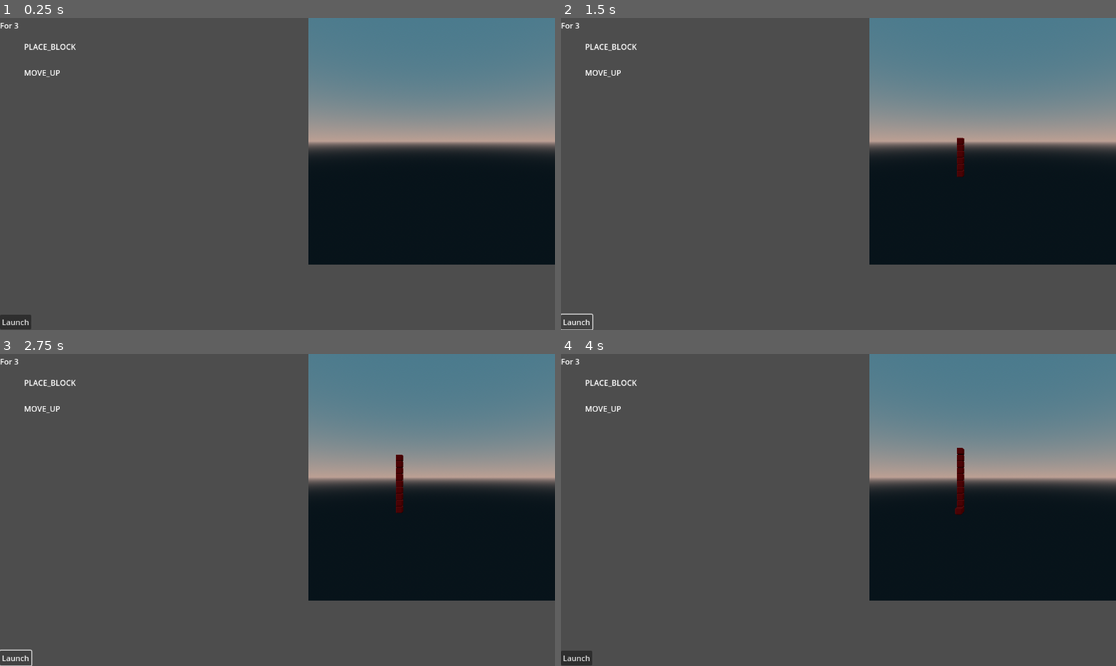
Above: before the commit, frames 1-4 (two rows, left to right).
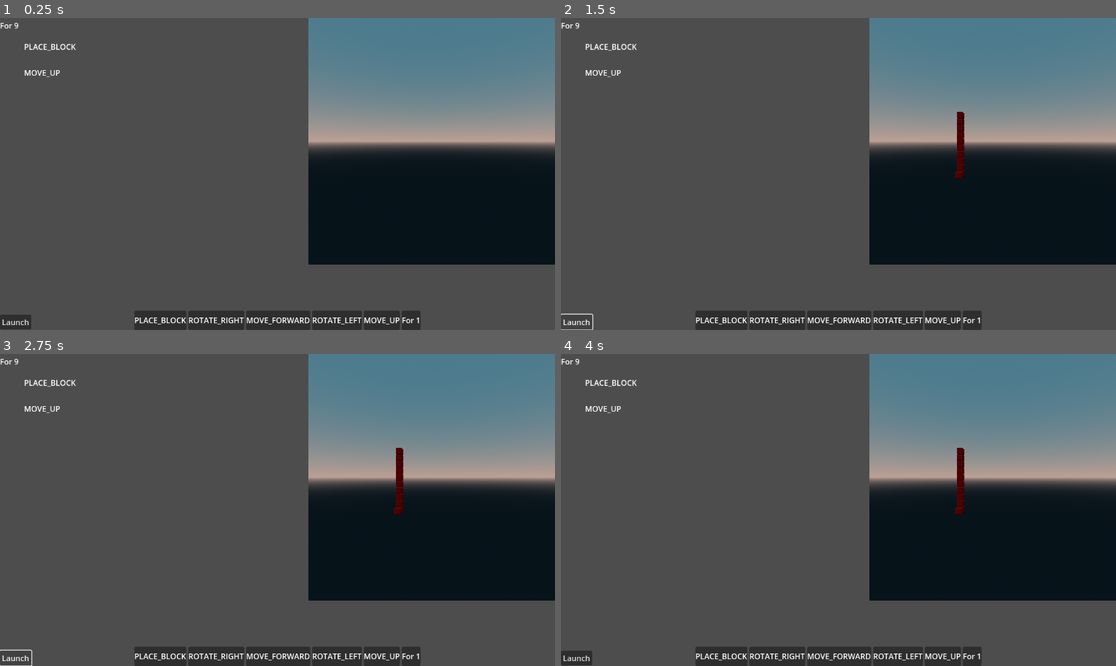
Above: after the commit, the same moments.

Repository: Crhonopost/Projet-jeu-serieux
Game: Godot game, scene res://scenes/level/current_level.tscn
Two runs of this game, one before a commit and one after it. Both use one fixed random seed, a clock stepped at 60 frames per second and the inputs below. This scene is started directly instead of the project's main scene.
Inputs (mouse positions are in pixels of both pictures, inside the frame that each line leads up to):
- Up to frame 1 (0.25 s): no input
- Up to frame 2 (1.5 s): click "Launch" at 0.5 s; click "Launch" at 1.25 s
- Up to frame 3 (2.75 s): click "Launch" at 2 s
- Up to frame 4 (4 s): tap Enter at 2.75 s; move the mouse to (960, 494) at 2.77 s; click (960, 494) at 2.92 s; tap Space at 3.5 s; drag from (727, 525) to (810, 572) at 3.52 s

The runs differ from the first frame. In frame 1, 2.9% of the frame differs, in the area x 2-76%, y 1-100%; in frame 2, 3.0%; in frame 3, 2.9%; in frame 4, 2.9%.

Commit message:
Something to see

Diff:
--- a/ebucilper/scenes/UI/coding_space.tscn
+++ b/ebucilper/scenes/UI/coding_space.tscn
@@ -6,6 +6,7 @@
 [ext_resource type="Script" uid="uid://cyysoo4jhjpub" path="res://resources/scripting/definitions/execution_instruction_resource.gd" id="3_a6itc"]
 [ext_resource type="Script" uid="uid://cioni3f13iu1e" path="res://resources/scripting/definitions/for_instruction_resource.gd" id="3_r5p2t"]
 [ext_resource type="PackedScene" uid="uid://ccvogvottrj2u" path="res://scenes/UI/commands/instruction_flow.tscn" id="6_r5p2t"]
+[ext_resource type="Script" uid="uid://d1ynh7ys7iaab" path="res://scenes/UI/inventory.gd" id="7_a6itc"]
 
 [sub_resource type="Resource" id="Resource_vjcr8"]
 script = ExtResource("3_a6itc")
@@ -18,8 +19,36 @@
 
 [sub_resource type="Resource" id="Resource_a6itc"]
 script = ExtResource("3_r5p2t")
-iterationCount = 3
+iterationCount = 9
 childs = Array[ExtResource("2_fn0c8")]([SubResource("Resource_vjcr8"), SubResource("Resource_r5p2t")])
+metadata/_custom_type_script = "uid://cioni3f13iu1e"
+
+[sub_resource type="Resource" id="Resource_f75ky"]
+script = ExtResource("3_a6itc")
+metadata/_custom_type_script = "uid://cyysoo4jhjpub"
+
+[sub_resource type="Resource" id="Resource_xchgw"]
+script = ExtResource("3_a6itc")
+type = 5
+metadata/_custom_type_script = "uid://cyysoo4jhjpub"
+
+[sub_resource type="Resource" id="Resource_usmbw"]
+script = ExtResource("3_a6itc")
+type = 1
+metadata/_custom_type_script = "uid://cyysoo4jhjpub"
+
+[sub_resource type="Resource" id="Resource_78wbv"]
+script = ExtResource("3_a6itc")
+type = 4
+metadata/_custom_type_script = "uid://cyysoo4jhjpub"
+
+[sub_resource type="Resource" id="Resource_dhuyy"]
+script = ExtResource("3_a6itc")
+type = 2
+metadata/_custom_type_script = "uid://cyysoo4jhjpub"
+
+[sub_resource type="Resource" id="Resource_jhjoh"]
+script = ExtResource("3_r5p2t")
 metadata/_custom_type_script = "uid://cioni3f13iu1e"
 
 [node name="CodingSpace" type="Control"]
@@ -49,4 +78,19 @@
 grow_vertical = 0
 text = "Launch"
 
+[node name="Inventory" type="HBoxContainer" parent="."]
+layout_mode = 1
+anchors_preset = 7
+anchor_left = 0.5
+anchor_top = 1.0
+anchor_right = 0.5
+anchor_bottom = 1.0
+offset_left = -20.0
+offset_top = -40.0
+offset_right = 20.0
+grow_horizontal = 2
+grow_vertical = 0
+script = ExtResource("7_a6itc")
+availableInstructions = Array[ExtResource("2_fn0c8")]([SubResource("Resource_f75ky"), SubResource("Resource_xchgw"), SubResource("Resource_usmbw"), SubResource("Resource_78wbv"), SubResource("Resource_dhuyy"), SubResource("Resource_jhjoh")])
+
 [connection signal="pressed" from="Button" to="." method="_on_button_pressed"]
--- a/ebucilper/scenes/UI/commands/instruction_flow.gd
+++ b/ebucilper/scenes/UI/commands/instruction_flow.gd
@@ -26,3 +26,10 @@
 		var instance = InstructionVisualBuilder.instantiate(instructionResource.childs[childIt])
 		instructionList.add_child(instance)
 		childIt += 1
+
+func _drop_data(at_position: Vector2, data: Variant) -> void:
+	instructionResource.childs.append(data)
+	refreshUI()
+
+func _can_drop_data(at_position: Vector2, data: Variant) -> bool:
+	return true
--- /dev/null
+++ b/ebucilper/scenes/UI/instruction_item.gd
@@ -0,0 +1,17 @@
+extends PanelContainer
+
+var instruction : InstructionResource
+
+func setInstruction(instruc : InstructionResource):
+	$Label.text = instruc.getName()
+	instruction = instruc
+
+func _get_drag_data(at_position: Vector2) -> Variant:
+	var label = Label.new()
+	label.text = instruction.getName()
+	set_drag_preview(label)
+
+	return instruction
+
+func _can_drop_data(at_position: Vector2, data: Variant) -> bool:
+	return false
--- /dev/null
+++ b/ebucilper/scenes/UI/instruction_item.tscn
@@ -0,0 +1,13 @@
+[gd_scene load_steps=2 format=3 uid="uid://waw005kjj8fv"]
+
+[ext_resource type="Script" uid="uid://d87qkimg17no" path="res://scenes/UI/instruction_item.gd" id="1_bnymg"]
+
+[node name="InstructionItem" type="PanelContainer"]
+offset_right = 40.0
+offset_bottom = 40.0
+script = ExtResource("1_bnymg")
+
+[node name="Label" type="Label" parent="."]
+layout_mode = 2
+size_flags_horizontal = 4
+text = "For"
--- /dev/null
+++ b/ebucilper/scenes/UI/inventory.gd
@@ -0,0 +1,11 @@
+extends HBoxContainer
+
+@export var availableInstructions : Array[InstructionResource]
+
+@onready var instructionItemScene : PackedScene = load("res://scenes/UI/instruction_item.tscn")
+
+func _ready() -> void:
+	for instruction in availableInstructions:
+		var invInstance = instructionItemScene.instantiate()
+		invInstance.setInstruction(instruction)
+		add_child(invInstance)
Not shown: 1 places in ebucilper/scenes/UI/coding_space.tscn that only renumber resources
Not shown, added: ebucilper/scenes/UI/instruction_item.gd.uid
Not shown, added: ebucilper/scenes/UI/inventory.gd.uid
